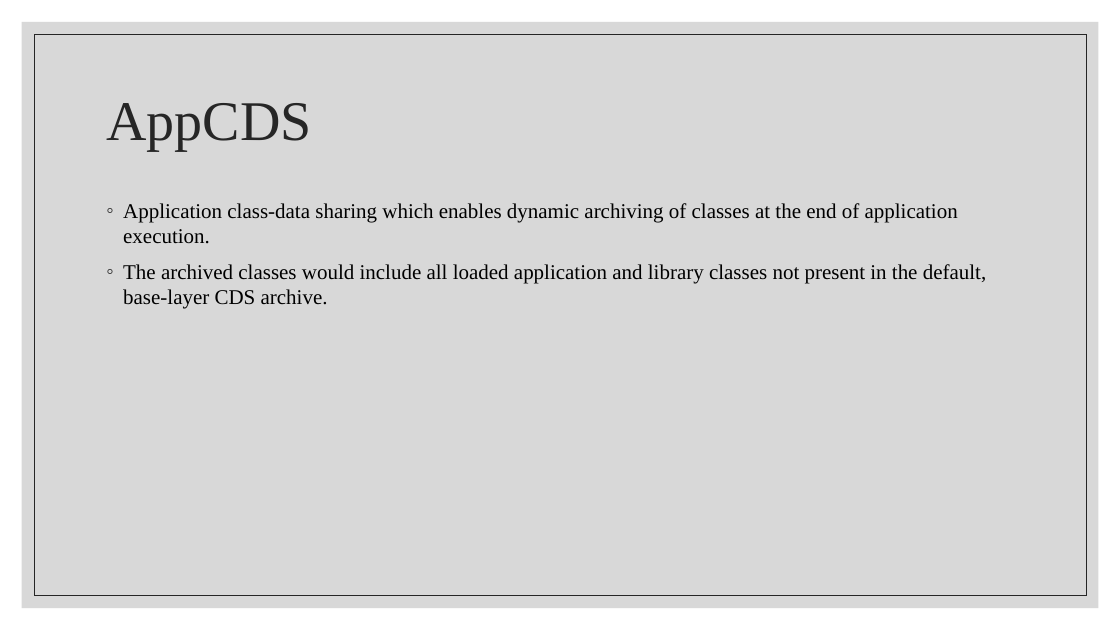
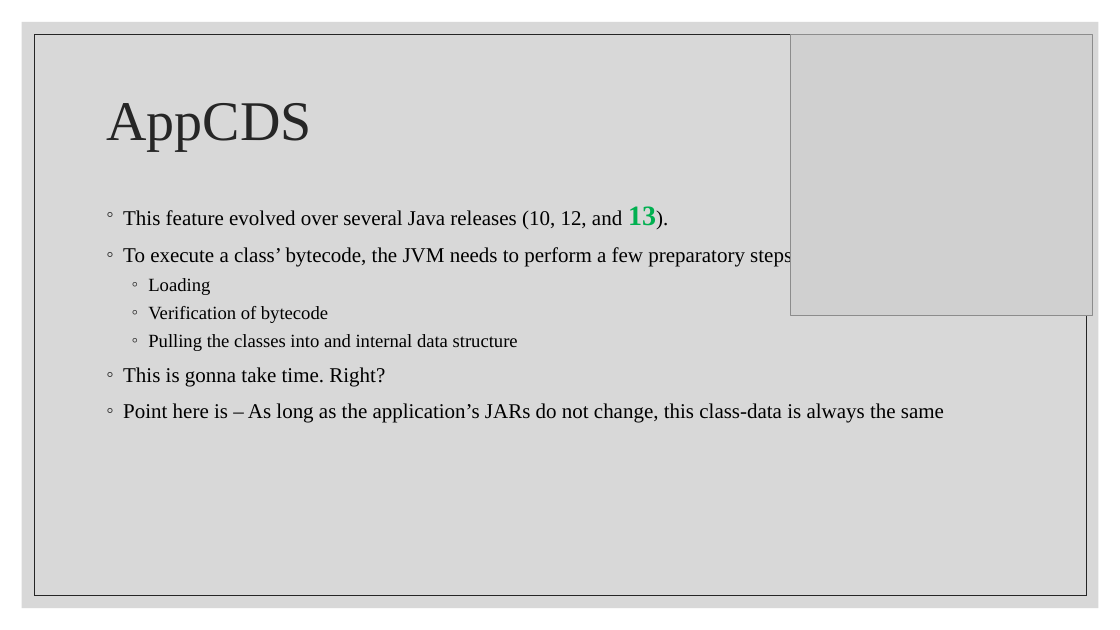
Before and after one commit to codefarm0/Java13, a slide deck: slide 13 of Jdk-13.pptx (slide 12 before the commit). Drawn at 1120x630 pixels with LibreOffice and Linux fonts; fonts in the diff are those of the drawing; grey boxes stand for pictures. Boxes give left, top, right and bottom in pixels: in the first picture for what was removed or moved away, otherwise in the second. Text is boxed around its words. In the diff, an @@ line names an element or a change of style, - is before the commit and + after.

```diff
--- a/Jdk-13.pptx
+++ b/Jdk-13.pptx
@@ picture added at box(791, 34, 1093, 315) @@
@@ text at box(123, 206, 944, 423): text changed @@
-◦ Application class-data sharing which enables dynamic archiving of classes at the end of application execution.
-◦ The archived classes would include all loaded application and library classes not present in the default, base-layer CDS archive.
+◦ This feature evolved over several Java releases (10, 12, and 13).
+◦ To execute a class’ bytecode, the JVM needs to perform a few preparatory steps.
+  ◦ Loading
+  ◦ Verification of bytecode
+  ◦ Pulling the classes into and internal data structure
+◦ This is gonna take time. Right?
+◦ Point here is – As long as the application’s JARs do not change, this class-data is always the same
```
Also in this commit, not shown: 5 slides added, 4 slides removed, 3 other files.
